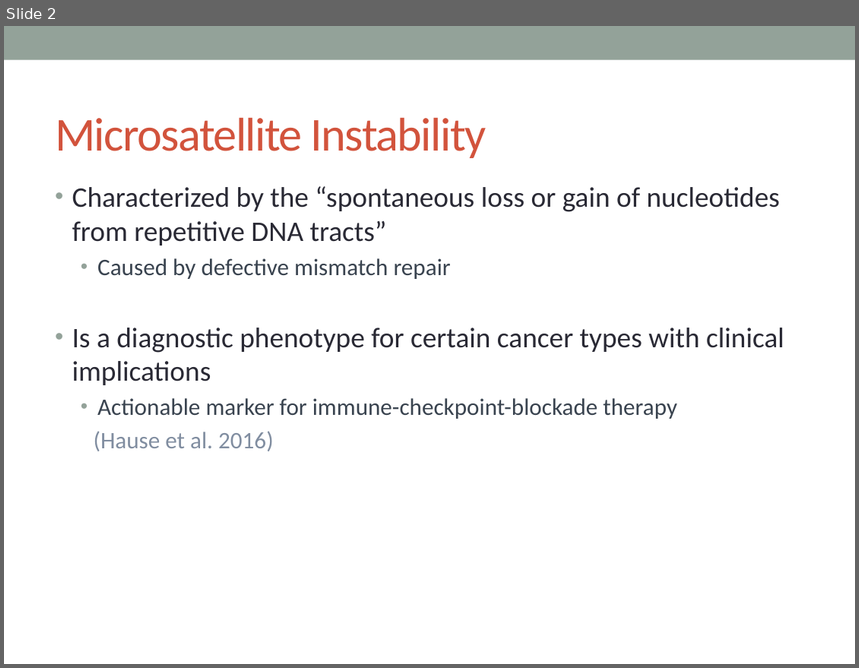
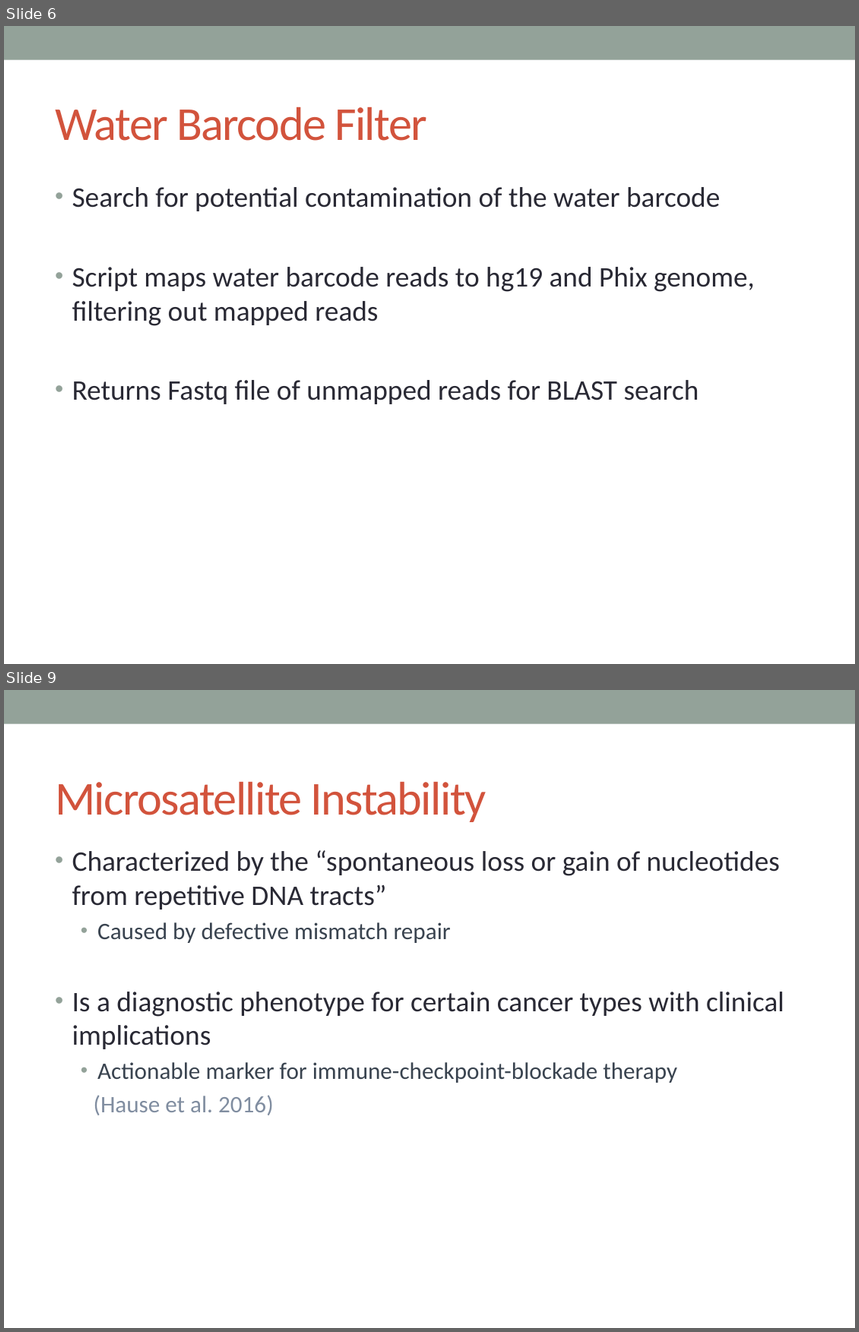
Before and after one commit to lailamargaret/Stanford-2018, a slide deck: MSI Project Presentation.pptx. Shown one above the other, each under a label of ours: slide 2 before the commit, slides 6 and 9 after it; the slides between them are not shown. The pictures are 859x668 and 859x1332 pixels, drawn with LibreOffice and Linux fonts; fonts in the diff are those of the drawing. Boxes give left, top, right and bottom in pixels: in the first picture for what was removed or moved away, otherwise in the second. Text is boxed around its words. In the diff, an @@ line names an element or a change of style, - is before the commit and + after.

```diff
--- a/MSI Project Presentation.pptx
+++ b/MSI Project Presentation.pptx
@@ slide 6 added at bbox=[4, 26, 855, 664], background #FFFFFF; not listed: 1 template element that a slide beside it also shows @@
@@ title added at bbox=[55, 107, 427, 141], 40 pt, text #D2533C @@
+Water Barcode Filter
@@ text added at bbox=[72, 187, 755, 404], 24 pt, text #292934 @@
+• Search for potential contamination of the water barcode
+• Script maps water barcode reads to hg19 and Phix genome, filtering out mapped reads
+• Returns Fastq file of unmapped reads for BLAST search
@@ what was slide 2 is now slide 9 @@
```
Also in this commit, not shown: 6 slides changed, 6 other slides added, 1 other file.
